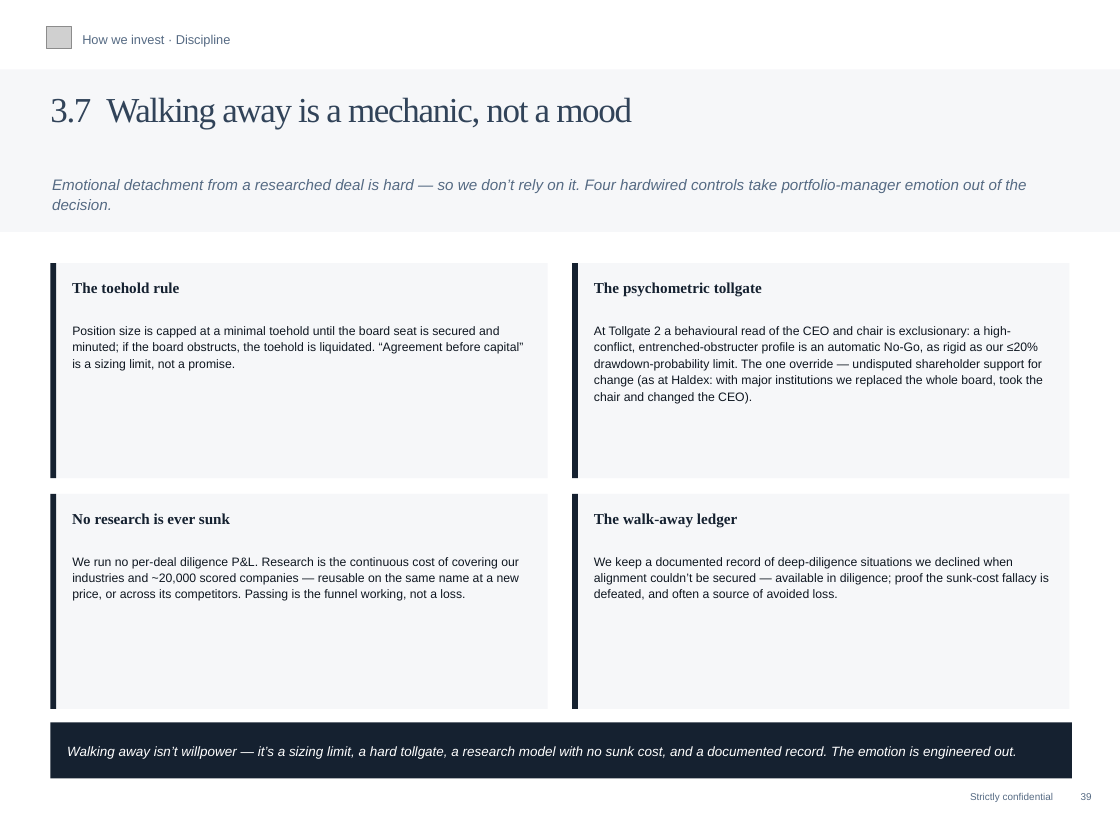
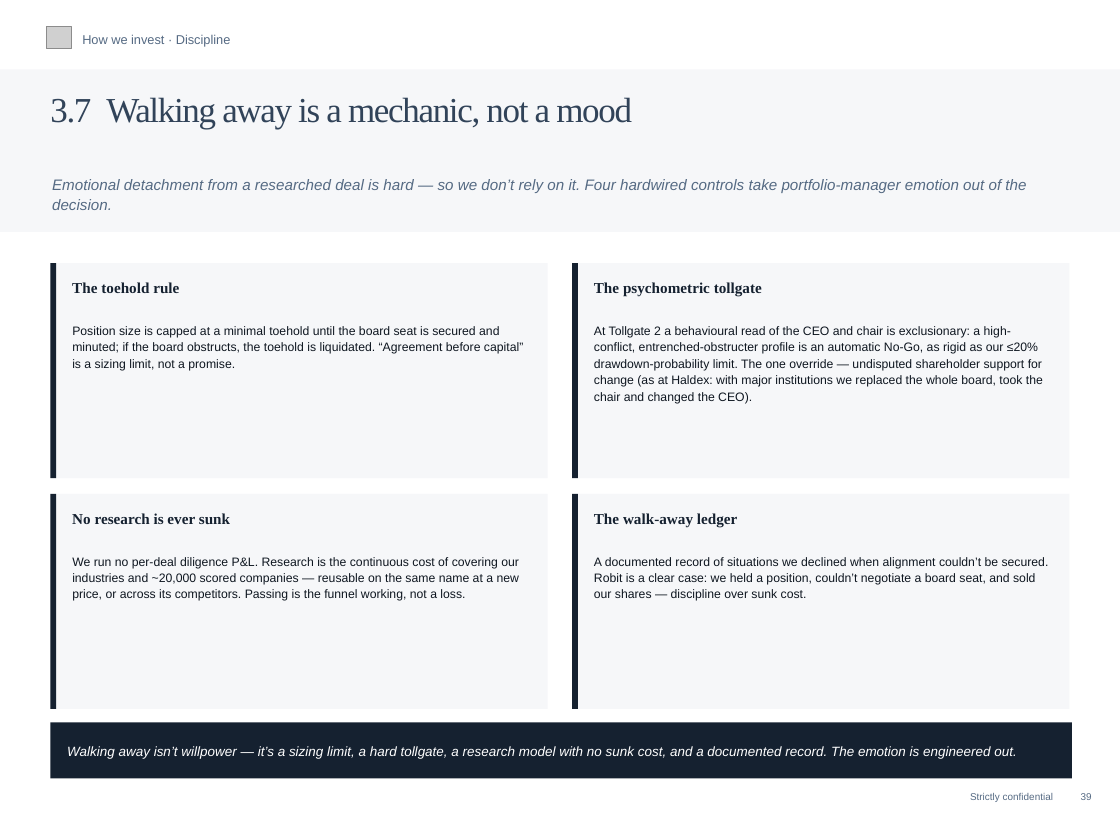
Before and after one commit to charette-lab/Claude, a slide deck: slide 42 of Athanase_Engaged_Ownership_Allocator_Deck.pptx. Drawn at 1120x840 pixels with LibreOffice and Linux fonts; fonts in the diff are those of the drawing; grey boxes stand for pictures. Boxes give left, top, right and bottom in pixels: in the first picture for what was removed or moved away, otherwise in the second. Text is boxed around its words. In the diff, an @@ line names an element or a change of style, - is before the commit and + after.

```diff
--- a/Athanase_Engaged_Ownership_Allocator_Deck.pptx
+++ b/Athanase_Engaged_Ownership_Allocator_Deck.pptx
@@ text at (594,557,1049,601): text changed @@
-We keep a documented record of deep-diligence situations we declined when alignment couldn’t be secured — available in diligence; proof the sunk-cost fallacy is defeated, and often a source of avoided loss.
+A documented record of situations we declined when alignment couldn’t be secured. Robit is a clear case: we held a position, couldn’t negotiate a board seat, and sold our shares — discipline over sunk cost.
```
Also in this commit, not shown: 1 other file.
